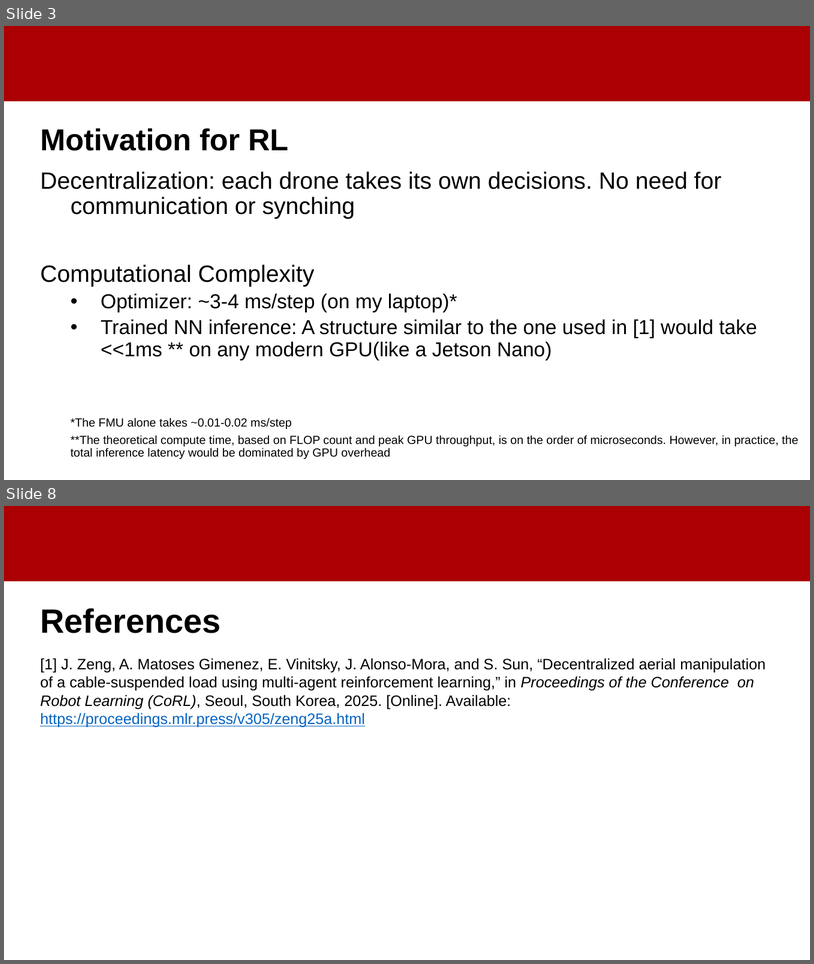
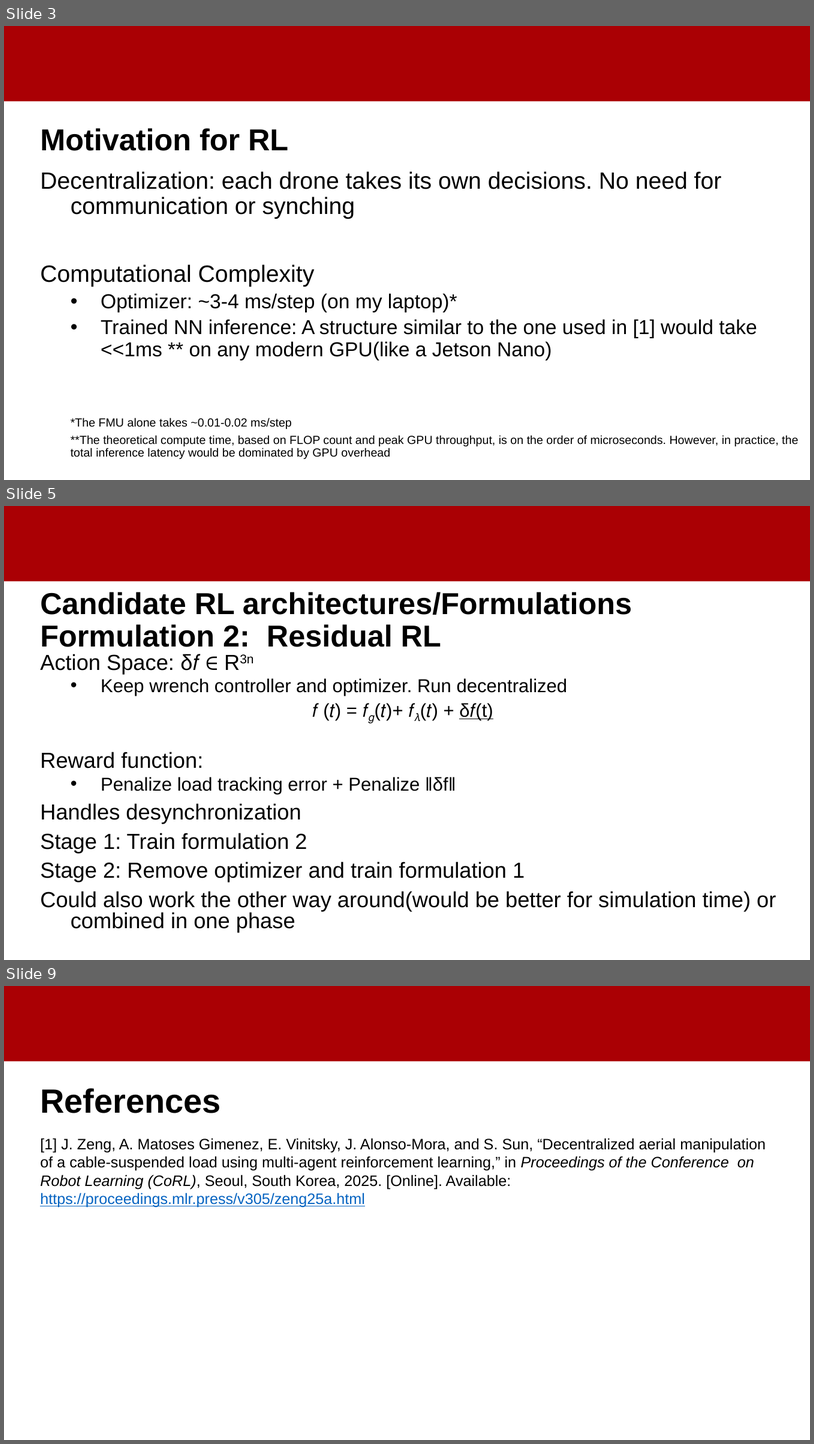
Before and after one commit to amedhisham/FixedWingsCoopTransportation, a slide deck: documentation/Meeting 3.pptx. Shown one above the other, each under a label of ours: slides 3 and 8 before the commit, slides 3, 5 and 9 after it; the slides between them are not shown. The pictures are 814x964 and 814x1444 pixels, drawn with LibreOffice and Linux fonts; fonts in the diff are those of the drawing; background and template pictures are left out. Boxes give left, top, right and bottom in pixels: in the first picture for what was removed or moved away, otherwise in the second. Text is boxed around its words. In the diff, an @@ line names an element or a change of style, - is before the commit and + after.

Commit message:
behaved optimizer although constrained, good first candidate for training

```diff
--- a/documentation/Meeting 3.pptx
+++ b/documentation/Meeting 3.pptx
@@ slide 5 added at <box>4,506,810,960</box>, background #FFFFFF; not listed: 1 template element that a slide beside it also shows @@
@@ title added at <box>40,592,632,647</box>, 36 pt, text #000000, bold @@
+Candidate RL architectures/Formulations
+Formulation 2: Residual RL
@@ text added at <box>40,654,776,932</box>, 25.9 pt, text #000000 @@
+Action Space: δ𝑓 ∈ R3n
+  • Keep wrench controller and optimizer. Run decentralized
+  𝑓 (𝑡) = 𝑓𝑔(𝑡)+ 𝑓𝜆(𝑡) + δ𝑓(t)
+Reward function:
+  • Penalize load tracking error + Penalize ‖δf‖
+Handles desynchronization
+Stage 1: Train formulation 2
+Stage 2: Remove optimizer and train formulation 1
+Could also work the other way around(would be better for simulation time) or combined in one phase
@@ what was slide 8 is now slide 9 @@
```
Also in this commit, not shown: 4 slides changed, 5 other files.
